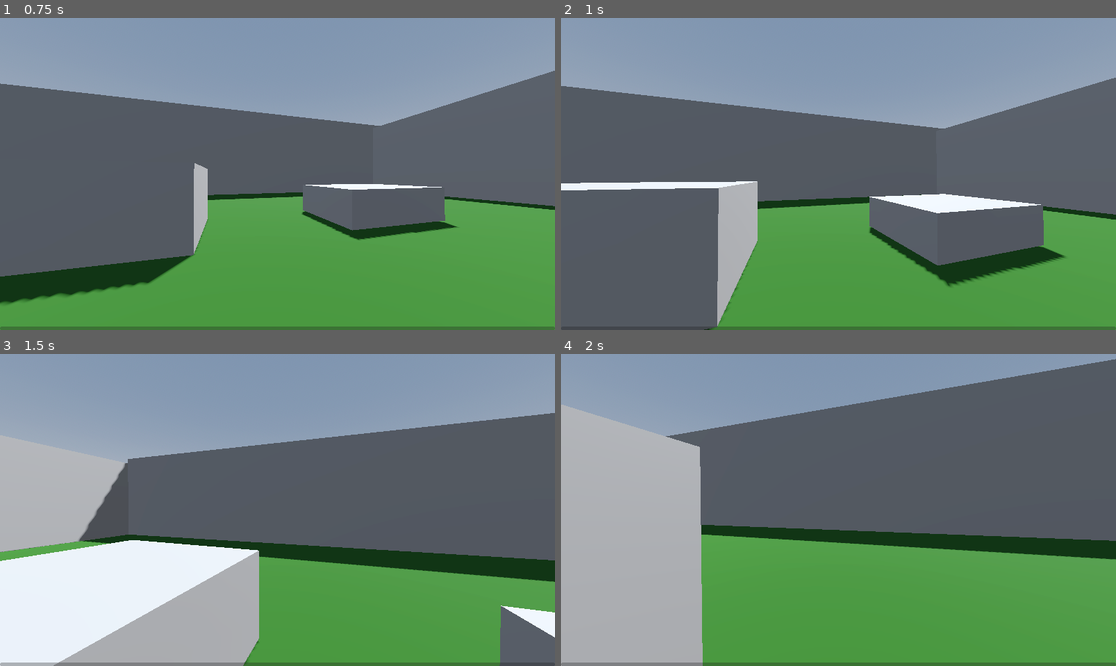
Above: before the commit, frames 1-4 (two rows, left to right).
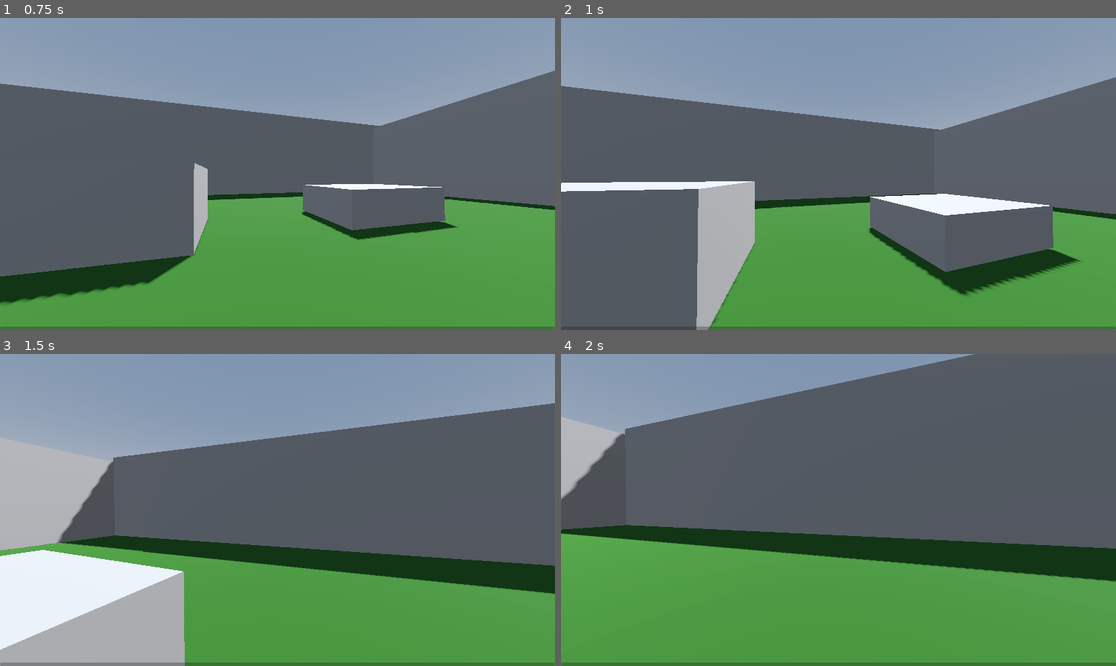
Above: after the commit, the same moments.

Repository: MaxDC503/Gadot-Project
Game: Godot game, scene res://world.tscn
Same seed, same stepped clock (60 frames per second), same inputs: the game is played once before the commit and once after it.
Inputs (mouse positions are in pixels of both pictures, inside the frame that each line leads up to):
- Up to frame 1 (0.75 s): move the mouse to (305, 174) at 0.52 s; hold W (up) from 0.53 s (still down); hold Ctrl (charge jump) from 0.53 s (still down)
- Up to frame 2 (1 s): keep holding W (up); keep holding Ctrl (charge jump); tap Space (jump) at 0.8 s
- Up to frame 3 (1.5 s): keep holding W (up); move the mouse to (249, 510) at 1.27 s; release Ctrl (charge jump) at 1.28 s; tap Space (jump) at 1.35 s
- Up to frame 4 (2 s): keep holding W (up); tap Ctrl (charge jump) at 1.52, 1.55, 1.82 s

Frame 1 is identical in both runs. In frame 2, 4.3% of the frame differs, in the area x 0-100%, y 18-100%; in frame 3, 17%; in frame 4, 29%, in the area x 0-100%, y 0-100%.

Commit message:
Added horizontal velocity when jumping

Diff:
--- a/character_body_3d.gd
+++ b/character_body_3d.gd
@@ -13,6 +13,7 @@
 var jumpMult = 1.0
 const MAX_JUMP_MULT = 2.0
 const JUMP_MULT_SCALAR = 0.025
+const JUMP_MULT_HORIZONTAL = 3.5
 
 # camera variables
 const MAX_LOOK_ANGLE = 90
@@ -44,31 +45,6 @@
 	if not is_on_floor():
 		velocity.y -= GRAVITY * delta
 
-	# Handle jump.
-	if Input.is_action_pressed("jump"): #and is_on_floor():
-		if jumpMult <= MAX_JUMP_MULT:
-			jumpMult = lerp(jumpMult, MAX_JUMP_MULT, JUMP_MULT_SCALAR)
-			jumpChargeBar.max_value = MAX_JUMP_MULT
-			jumpChargeBar.min_value = 1
-			jumpChargeBar.value = jumpMult
-	elif Input.is_action_just_released("jump"):
-		if is_on_floor():
-			velocity.y += JUMP_VELOCITY * jumpMult
-		jumpMult = 1.0
-		jumpChargeBar.value = jumpMult
-
-
-
-	#if Input.is_action_just_pressed("jump") and is_on_floor():
-	#	velocity.y += JUMP_VELOCITY * jumpMult
-	#	jumpMult = 1.0
-	#elif Input.is_action_pressed("charge jump"):
-	#	if jumpMult <= MAX_JUMP_MULT:
-	#		jumpMult += 0.01
-
-
-
-
 	# Handle sprint.
 	if Input.is_action_pressed("sprint"):
 		speed = SPRINT_SPEED
@@ -90,6 +66,23 @@
 		velocity.x = lerp(velocity.x, direction.x * speed, delta * AIR_STOP_FORCE)
 		velocity.z = lerp(velocity.z, direction.z * speed, delta * AIR_STOP_FORCE)
 
+		# Handle jump.
+	if Input.is_action_pressed("jump"): #and is_on_floor():
+		if jumpMult <= MAX_JUMP_MULT:
+			jumpMult = lerp(jumpMult, MAX_JUMP_MULT, JUMP_MULT_SCALAR)
+			jumpChargeBar.max_value = MAX_JUMP_MULT
+			jumpChargeBar.min_value = 1
+			jumpChargeBar.value = jumpMult
+	elif Input.is_action_just_released("jump"):
+		if is_on_floor():
+			velocity.y += JUMP_VELOCITY * jumpMult
+			velocity.x += direction.x * jumpMult * JUMP_MULT_HORIZONTAL
+			velocity.z += direction.z * jumpMult * JUMP_MULT_HORIZONTAL
+		jumpMult = 1.0
+		jumpChargeBar.value = jumpMult
+
+
+
 	t_bob += delta * velocity.length() * float(is_on_floor())
 	camera.transform.origin = _headbob(t_bob)
 
